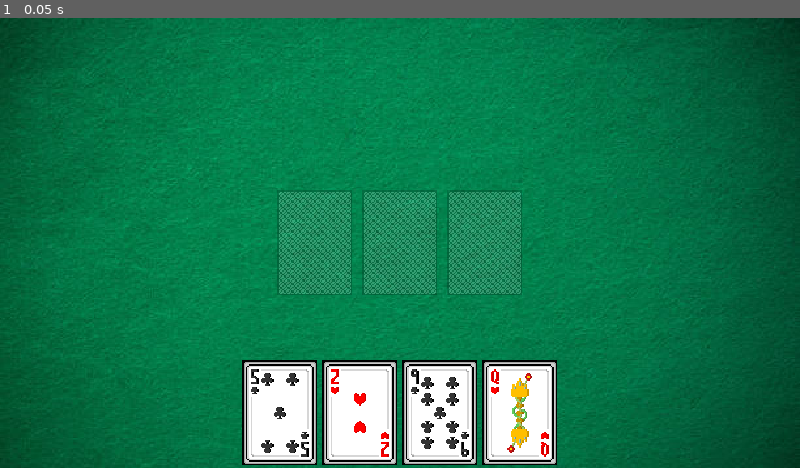
Above: before the commit, frame 1.
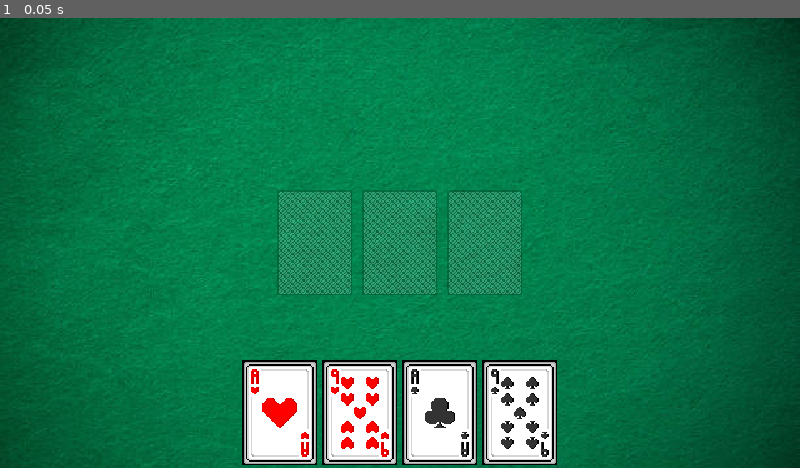
Above: after the commit, the same moment.

Repository: BananaHolograma/Veneno
Game: Godot game, scene res://scenes/playing_cards_table/playing_cards_table.tscn
Same seed, same stepped clock (60 frames per second), same inputs: the game is played once before the commit and once after it. The project has no main scene, so this scene is started directly.
Inputs:
- Up to frame 1 (0.05 s): no input

The runs differ from the first frame. In frame 1, 1.7% of the frame differs, in the area x 31-69%, y 78-98%.

Commit message:
DeckManager as autoload and implemented the rules to drop player cards in piles

Diff:
--- a/scenes/deck/deck_manager.gd
+++ b/autoload/DeckManager.gd
@@ -41,7 +41,7 @@
 	return {}
 
 
-func change_poison_suit(suit: String):
+func change_Depoison_suit(suit: String):
 	suit = suit.to_upper()
 
 	if suit in BASE_FRENCH_DECK.keys():
--- a/project.godot
+++ b/project.godot
@@ -17,6 +17,7 @@
 [autoload]
 
 GlobalGameEvents="*res://autoload/GameEvents.gd"
+GlobalDeckManager="*res://autoload/DeckManager.gd"
 
 [display]
 
--- a/scenes/deck/pile_slot.gd
+++ b/scenes/deck/pile_slot.gd
@@ -7,20 +7,26 @@
 @onready var current_points: float = 0.0
 @onready var cards_in_pile: Array[PlayingCard] = []
 
+const GROUP_NAME = "piles"
+
 func _ready():
 	modulate.a = 1.0
 	self_modulate.a = 0.2
+
+	if not is_in_group(GROUP_NAME):
+		add_to_group(GROUP_NAME)
+
 
 func _can_drop_data(_at_position, data):
 	return data.playing_card is PlayingCard and card_can_be_dropped_in_this_pile(data.playing_card)
 
 
 func _drop_data(at_position, data):
-	var dropped_card = data.playing_card
+	var dropped_card = data.playing_card as PlayingCard
 
 	cards_in_pile.append(dropped_card)
 
-	if current_suit.is_empty():
+	if current_suit.is_empty() and not dropped_card.is_poison:
 		current_suit = dropped_card.suit
 		self_modulate.a = 0.0
 
@@ -32,6 +38,7 @@
 		current_suit = ""
 
 	var card_pile_texture = TextureRect.new()
+	card_pile_texture.name = dropped_card.suit.capitalize() + dropped_card.symbol_value.capitalize()
 	card_pile_texture.texture = dropped_card.symbol_texture.texture
 	card_pile_texture.expand_mode = TextureRect.EXPAND_KEEP_SIZE
 	card_pile_texture.size = dropped_card.symbol_texture.get_rect().size
@@ -41,8 +48,19 @@
 		card_pile_texture.position.y += 21
 
 	add_child(card_pile_texture)
+
+	data.player.cards_in_hand.erase(dropped_card)
+
 	card_dropped.emit(data.player, dropped_card, self)
 
 
 func card_can_be_dropped_in_this_pile(card: PlayingCard) -> bool:
-	return current_suit.is_empty() or card.suit == current_suit or card.is_poison
+	return card.is_poison and not current_suit.is_empty() or \
+		(not card.is_poison and current_suit.is_empty() and suit_is_not_active(card.suit)) \
+		or card.suit == current_suit
+
+
+func suit_is_not_active(suit: String) -> bool:
+	var suits = get_tree().get_nodes_in_group(GROUP_NAME).map(func(pile: PileSlot): return pile.current_suit)
+
+	return suit not in suits
--- a/scenes/deck/playing_card.gd
+++ b/scenes/deck/playing_card.gd
@@ -10,7 +10,6 @@
 var current_value: float
 var is_poison: bool = false
 
-var is_selected: bool = false
 
 func _enter_tree():
 	add_child(symbol_texture)
--- a/scenes/player/player.gd
+++ b/scenes/player/player.gd
@@ -1,12 +1,10 @@
 class_name Player extends Node2D
-
-@onready var cards_in_hand_layer: CanvasLayer = $CardsInHand
-
 
 signal turn_started
 signal turn_finished
 signal new_collected_cards(cards: Array[PlayingCard])
 
+var table_position: int = 0
 var cards_in_hand: Array[PlayingCard] = []
 var collected_cards: Array[PlayingCard] = []
 var username: String
--- a/scenes/player/player.tscn
+++ b/scenes/player/player.tscn
@@ -4,5 +4,3 @@
 
 [node name="Player" type="Node2D"]
 script = ExtResource("1_hlpo1")
-
-[node name="CardsInHand" type="CanvasLayer" parent="."]
--- a/scenes/playing_cards_table/playing_cards_table.gd
+++ b/scenes/playing_cards_table/playing_cards_table.gd
@@ -1,13 +1,11 @@
 class_name PlayingCardsTable extends Node
 
-@onready var deck_manager = $DeckManager as DeckManager
-@onready var CURRENT_DECK: Dictionary = deck_manager.initialize_deck()
-@onready var players_zone: Node2D = $PlayersZone
+@onready var CURRENT_DECK: Dictionary = GlobalDeckManager.initialize_deck()
 
 ## PLAYING CARD DROP ZONE
-@onready var left_pile: TextureRect = %LeftPile
-@onready var center_pile: TextureRect = %CenterPile
-@onready var right_pile: TextureRect = %RightPile
+@onready var left_pile: PileSlot = %LeftPile
+@onready var center_pile: PileSlot = %CenterPile
+@onready var right_pile: PileSlot = %RightPile
 
 ## PLAYERS CARDS HAND ZONE
 @onready var player_one_card_zone: GridContainer = %PlayerOneCardZone
@@ -32,7 +30,11 @@
 
 func _ready():
 	shuffle_cards()
-	start_new_game(["manolito", "pepazo"])
+	start_new_game(["ghost"])
+
+	left_pile.card_dropped.connect(on_card_dropped_in_pile)
+	center_pile.card_dropped.connect(on_card_dropped_in_pile)
+	right_pile.card_dropped.connect(on_card_dropped_in_pile)
 
 
 func start_new_game(usernames: Array[String]):
@@ -42,10 +44,13 @@
 		add_new_player_to_table(username, player_position)
 		player_position += 1
 
+	active_player = current_players["ghost"]
+
 
 func change_turn_to(player: Player):
 	if not deck_in_game.is_empty():
-		active_player.pick_card(deck_in_game.pick_random())
+		active_player.pick_card(pick_random_card())
+		draw_card_slots(active_player)
 
 	active_player.is_player_turn = false
 	player.is_player_turn = true
@@ -59,26 +64,37 @@
 	deck_in_game.shuffle()
 
 
+func pick_random_card():
+	var card = deck_in_game.pick_random()
+
+	if card:
+		deck_in_game.erase(card)
+
+	return card
+
 func add_new_player_to_table(username: String, player_position: int):
 	var new_player = player_scene.instantiate() as Player
 	new_player.username = username
 	new_player.name = username
+	new_player.table_position = player_position
 	var cards: Array[PlayingCard] = []
 
 	for _i in MAX_CARDS_IN_HAND:
-		var random_card: PlayingCard = deck_in_game.pick_random()
+		var random_card: PlayingCard = pick_random_card()
 		cards.append(random_card)
-		deck_in_game.erase(random_card)
 
 	new_player.cards_in_hand = cards
-	players_zone.add_child(new_player)
 	current_players[new_player.username] = new_player
 
-	draw_card_slots(new_player, player_position)
+	draw_card_slots(new_player)
 
 
-func draw_card_slots(player: Player, player_position: int):
-	var player_card_zone = card_zone_positions[player_position]
+func draw_card_slots(player: Player):
+	var player_card_zone = card_zone_positions[player.table_position]
+
+	for child in player_card_zone.get_children():
+		child.queue_free()
+
 	for card in player.cards_in_hand:
 		var slot = CardSlot.new()
 		slot.name = card.suit.capitalize() + " " + card.symbol_value.capitalize()
@@ -89,3 +105,7 @@
 		slot.player = player
 
 		player_card_zone.add_child(slot)
+
+
+func on_card_dropped_in_pile(player, card, pile):
+	change_turn_to(current_players["ghost"])
--- a/scenes/playing_cards_table/playing_cards_table.tscn
+++ b/scenes/playing_cards_table/playing_cards_table.tscn
@@ -1,7 +1,6 @@
-[gd_scene load_steps=7 format=3 uid="uid://b83imna4ns5qu"]
+[gd_scene load_steps=6 format=3 uid="uid://b83imna4ns5qu"]
 
 [ext_resource type="Script" path="res://scenes/playing_cards_table/playing_cards_table.gd" id="1_4nw15"]
-[ext_resource type="Script" path="res://scenes/deck/deck_manager.gd" id="2_2fhbp"]
 [ext_resource type="Texture2D" uid="uid://ddw8uwxynji0s" path="res://assets/backs/back_black_basic_white.png" id="3_ieajk"]
 [ext_resource type="Texture2D" uid="uid://cjqnt8bkviclm" path="res://assets/backs/back_blue_basic.png" id="4_ocxvl"]
 [ext_resource type="Script" path="res://scenes/deck/pile_slot.gd" id="5_idm15"]
@@ -10,13 +9,6 @@
 [node name="PlayingCardsTable" type="Node"]
 script = ExtResource("1_4nw15")
 
-[node name="DeckManager" type="Node" parent="."]
-script = ExtResource("2_2fhbp")
-
-[node name="PlayersZone" type="Node2D" parent="."]
-
-[node name="Table" type="Node2D" parent="."]
-
 [node name="Playground" type="CanvasLayer" parent="."]
 
 [node name="Background" type="Control" parent="Playground"]
@@ -30,6 +22,7 @@
 
 [node name="TextureRect" type="TextureRect" parent="Playground/Background"]
 show_behind_parent = true
+layout_mode = 0
 offset_right = 640.0
 offset_bottom = 408.0
 mouse_filter = 2
@@ -72,8 +65,9 @@
 size_flags_horizontal = 0
 size_flags_vertical = 0
 
-[node name="LeftPile" type="TextureRect" parent="Playground/CenterDropZone/CenterContainer/GridContainer/LeftPileContainer/VBoxContainer"]
-unique_name_in_owner = true
+[node name="LeftPile" type="TextureRect" parent="Playground/CenterDropZone/CenterContainer/GridContainer/LeftPileContainer/VBoxContainer" groups=["piles"]]
+unique_name_in_owner = true
+self_modulate = Color(1, 1, 1, 0.2)
 custom_minimum_size = Vector2(60, 84)
 layout_mode = 2
 mouse_filter = 0
@@ -92,8 +86,9 @@
 size_flags_horizontal = 0
 size_flags_vertical = 0
 
-[node name="CenterPile" type="TextureRect" parent="Playground/CenterDropZone/CenterContainer/GridContainer/CenterPileContainer/VBoxContainer2"]
-unique_name_in_owner = true
+[node name="CenterPile" type="TextureRect" parent="Playground/CenterDropZone/CenterContainer/GridContainer/CenterPileContainer/VBoxContainer2" groups=["piles"]]
+unique_name_in_owner = true
+self_modulate = Color(1, 1, 1, 0.2)
 custom_minimum_size = Vector2(60, 84)
 layout_mode = 2
 mouse_filter = 0
@@ -112,8 +107,9 @@
 size_flags_horizontal = 0
 size_flags_vertical = 0
 
-[node name="RightPile" type="TextureRect" parent="Playground/CenterDropZone/CenterContainer/GridContainer/RightPileContainer/VBoxContainer3"]
-unique_name_in_owner = true
+[node name="RightPile" type="TextureRect" parent="Playground/CenterDropZone/CenterContainer/GridContainer/RightPileContainer/VBoxContainer3" groups=["piles"]]
+unique_name_in_owner = true
+self_modulate = Color(1, 1, 1, 0.2)
 custom_minimum_size = Vector2(60, 84)
 layout_mode = 2
 mouse_filter = 0
